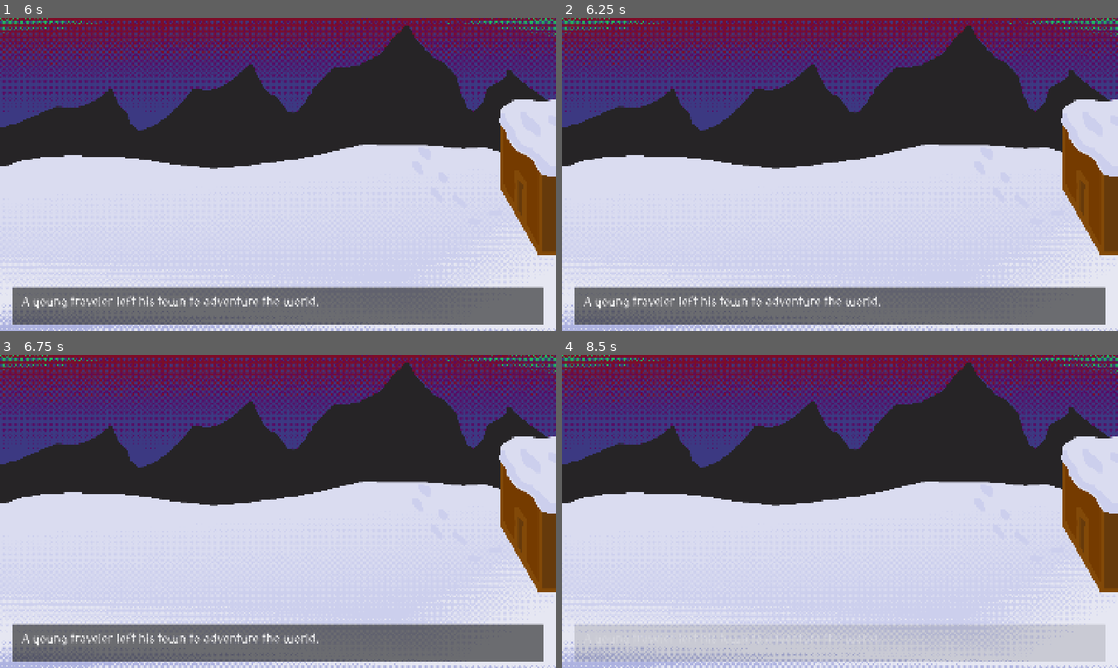
Above: before the commit, frames 1-4 (two rows, left to right).
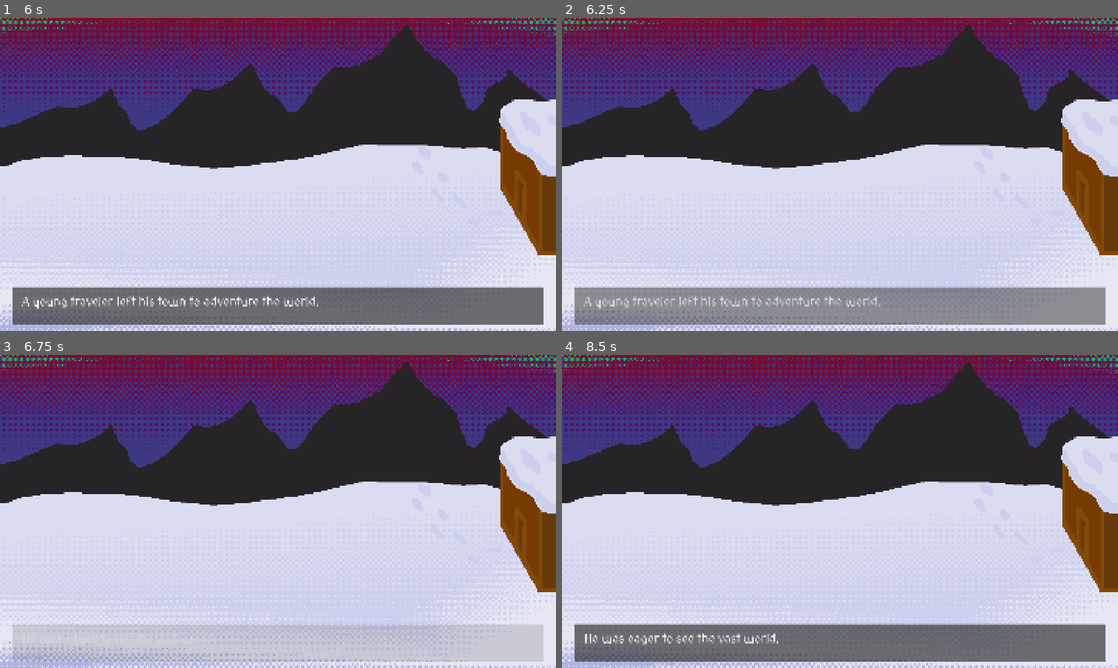
Above: after the commit, the same moments.

Repository: torreswang621-ctrl/Hackclub-Haven
Game: Godot game, scene res://mainmenu.tscn
Two runs of this game, one before a commit and one after it. Both use one fixed random seed, a clock stepped at 60 frames per second and the inputs below.
Inputs:
- Up to frame 1 (6 s): click "Play" at 0.5 s; tap Enter (ui_accept) at 1.25, 3.5, 4.25, 5, 5.75 s; hold D (Right) 1.28-2.78 s; tap E (Throw) at 1.35, 2.3, 3.05, 3.6, 4.35, 5.3 s; tap Space (Jump) at 1.52, 2.27, 3.77, 4.52, 5.27 s; tap S (Grab) at 2.1, 5.1 s; hold A (Left) 2.78-3.53 s; tap W (Taunt) at 2.85, 5.85 s; hold D (Right) 3.53-5.03 s; hold A (Left) 5.03-5.78 s; hold D (Right) from 5.78 s (still down)
- Up to frame 2 (6.25 s): keep holding D (Right); tap E (Throw) at 6.05 s
- Up to frame 3 (6.75 s): release D (Right) at 6.53 s; hold A (Left) from 6.53 s (still down); tap E (Throw) at 6.6 s
- Up to frame 4 (8.5 s): tap Space (Jump) at 6.77, 7.52, 8.27 s; tap E (Throw) at 7.35, 8.3 s; tap Enter (ui_accept) at 8 s; release A (Left) at 8.03 s; hold D (Right) from 8.03 s (still down); tap S (Grab) at 8.1 s

Frame 1 is identical in both runs. In frame 2, 11% of the frame differs, in the area x 2-98%, y 86-98%; in frame 3, 11%; in frame 4, 12%, in the area x 2-98%, y 85-98%.

Commit message:
after haven bug fixes

Diff:
--- a/BGMusic.tscn
+++ b/BGMusic.tscn
@@ -5,4 +5,5 @@
 
 [node name="AudioStreamPlayer3D" type="AudioStreamPlayer" unique_id=1681997296]
 stream = ExtResource("1_8w7t4")
+autoplay = true
 script = ExtResource("2_auuaj")
--- a/bg_music.gd
+++ b/bg_music.gd
@@ -1,8 +1,9 @@
+
 extends AudioStreamPlayer
 
 func _ready():
-	print("BACKGROUND MUSIC LOADED!")
-	if stream:
-		play()
-	else:
-		print("ERROR: NO MUSIC ASSIGNED!")
+	var wav = stream as AudioStreamWAV
+	if wav:
+		wav.loop_mode = AudioStreamWAV.LOOP_FORWARD
+
+	play()
--- a/closingcutscene.gd
+++ b/closingcutscene.gd
@@ -42,7 +42,7 @@
 	dialogue_text.text = message
 	dialogue_text.visible_characters = -1
 	await fade_dialogue(1.0, 0.5)
-	await get_tree().create_timer(5.0).timeout
+	await get_tree().create_timer(3.0).timeout
 
 func fade_screen(target: float, duration: float):
 	var tween = create_tween()
--- a/cutscene.gd
+++ b/cutscene.gd
@@ -94,7 +94,7 @@
 
 	await fade_dialogue(1.0, 0.5)
 
-	await get_tree().create_timer(5.0).timeout
+	await get_tree().create_timer(3.0).timeout
 
 
 func fade_screen(target: float, duration: float):
--- a/opencutscene.gd
+++ b/opencutscene.gd
@@ -57,7 +57,7 @@
 	dialogue_text.text = message
 	dialogue_text.visible_characters = -1
 	await fade_dialogue(1.0, 0.5)
-	await get_tree().create_timer(5.0).timeout
+	await get_tree().create_timer(3.0).timeout
 
 func fade_screen(target: float, duration: float):
 	var tween = create_tween()
--- a/trigger3.gd
+++ b/trigger3.gd
@@ -29,3 +29,4 @@
 
 	body.set_physics_process(true)
 	body.auto_throw_snowballs = true
+	await cutscene.show_text_until_input("press E to autofire", "Throw")
Binary file removed: CaveTile.png
Not shown, removed: CaveTile.png.import
Not shown, added: export_presets.cfg
